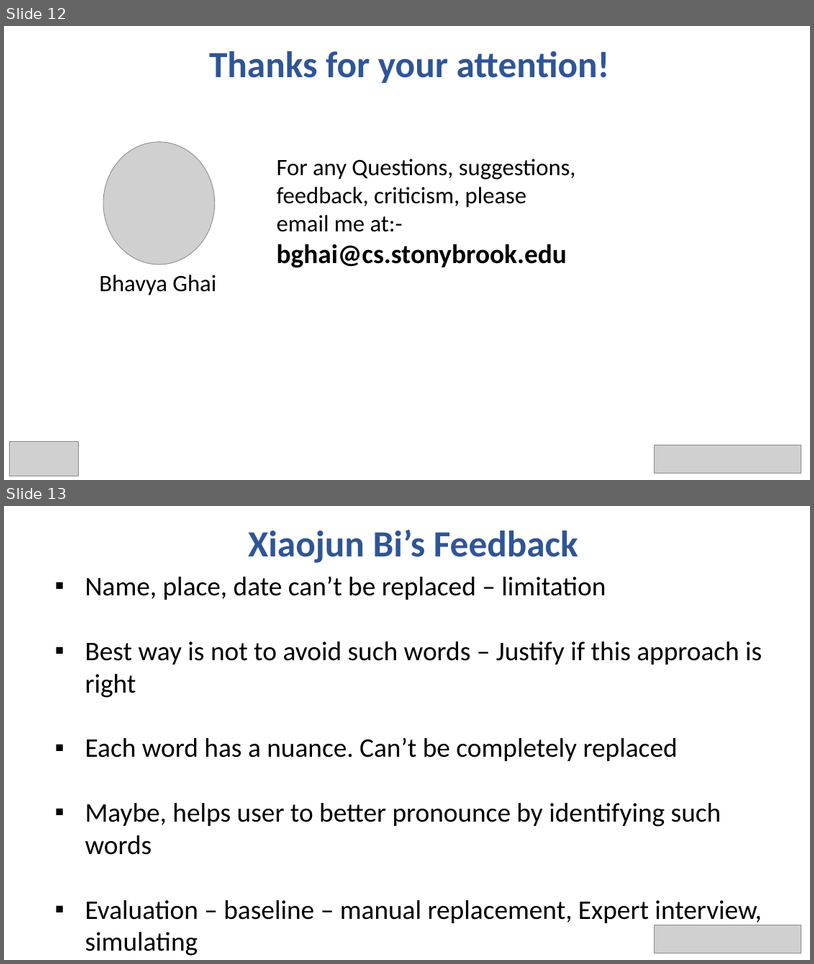
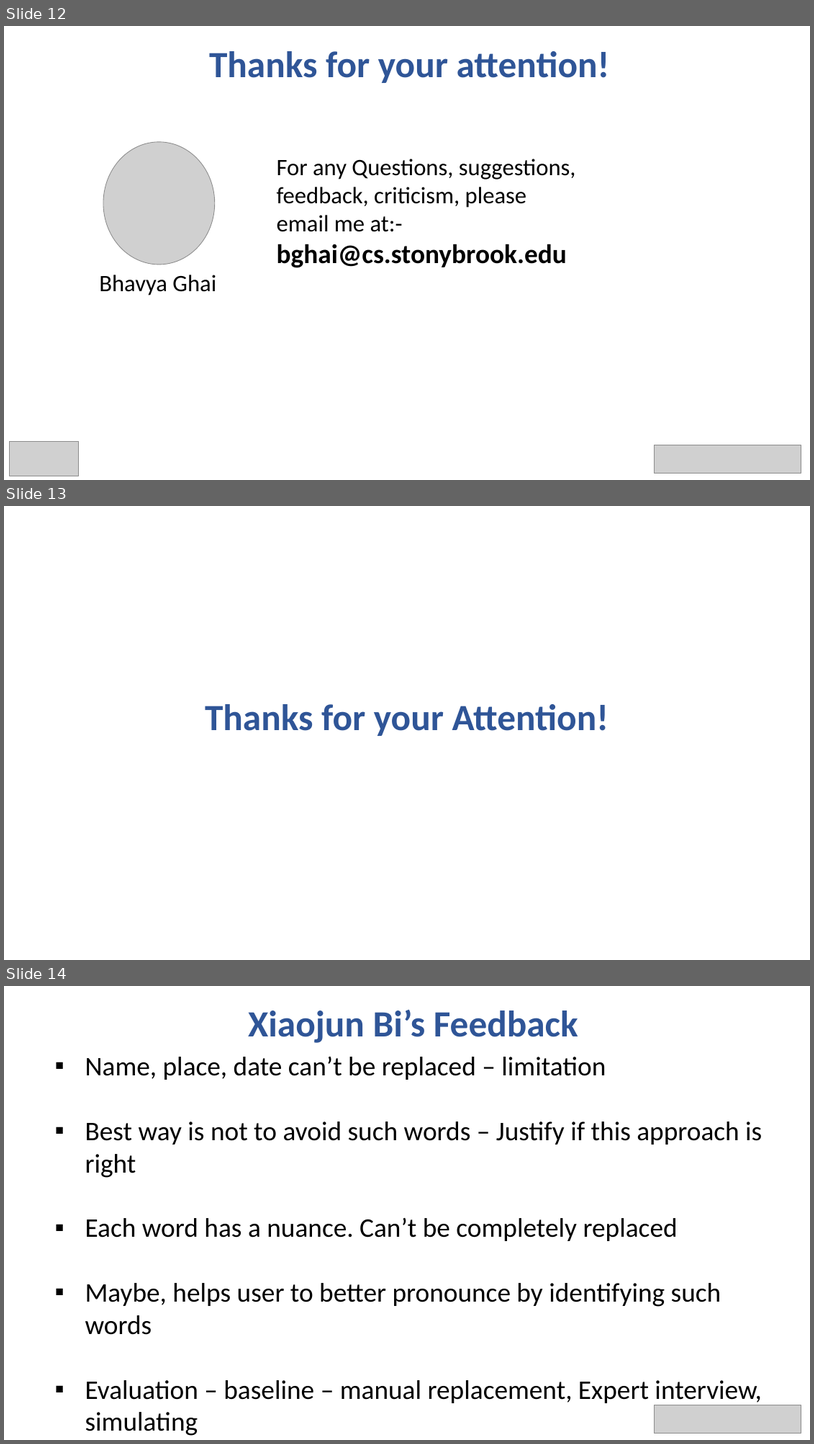
Before and after one commit to bhavyaghai/Fluent, a slide deck: presentation.pptx. Shown one above the other, each under a label of ours: slides 12 and 13 before the commit, slides 12, 13 and 14 after it. The pictures are 814x964 and 814x1444 pixels, drawn with LibreOffice and Linux fonts; fonts in the diff are those of the drawing; grey boxes stand for pictures. Boxes give left, top, right and bottom in pixels: in the first picture for what was removed or moved away, otherwise in the second. Text is boxed around its words. In the diff, an @@ line names an element or a change of style, - is before the commit and + after.

```diff
--- a/presentation.pptx
+++ b/presentation.pptx
@@ slide 13 added at [4,506,810,960], background #FFFFFF @@
@@ text added at [205,704,609,736], 44 pt, text #2F5597, bold @@
+Thanks for your Attention!
@@ what was slide 13 is now slide 14 @@
```
Also in this commit, not shown: 11 other files.
